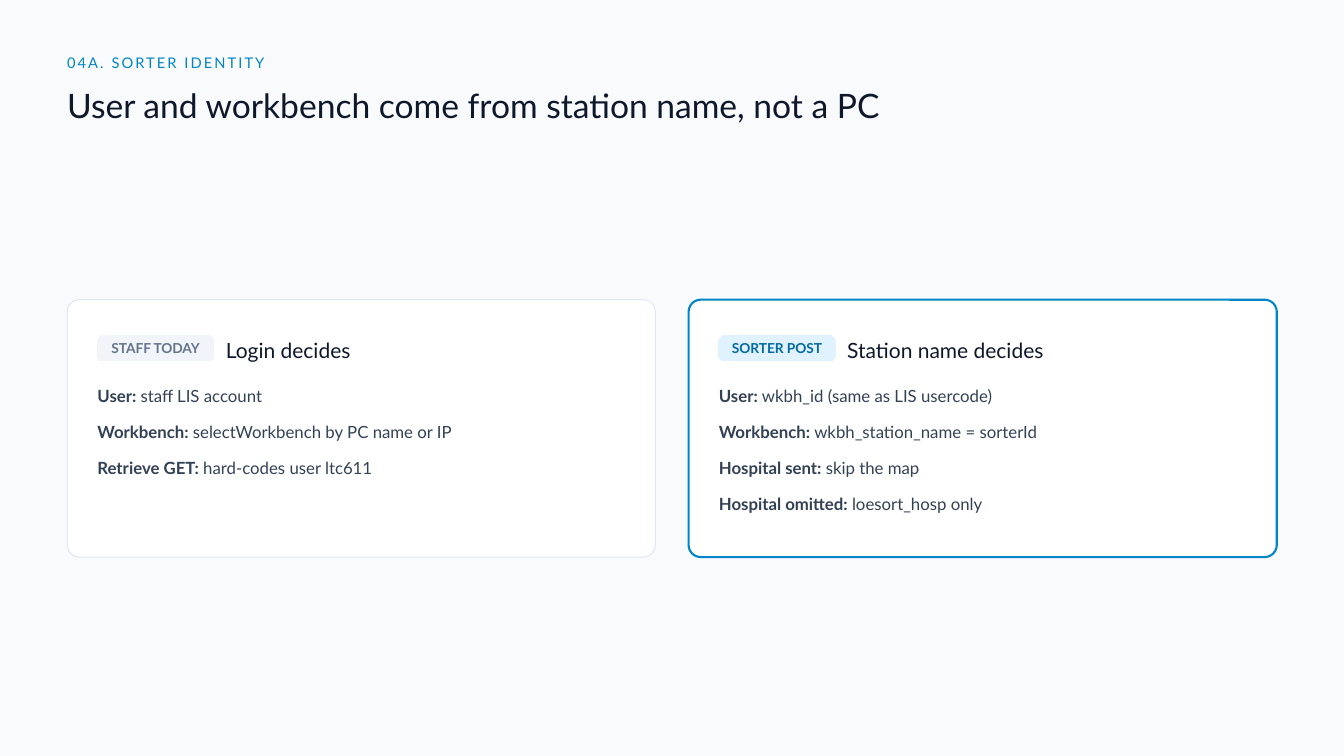
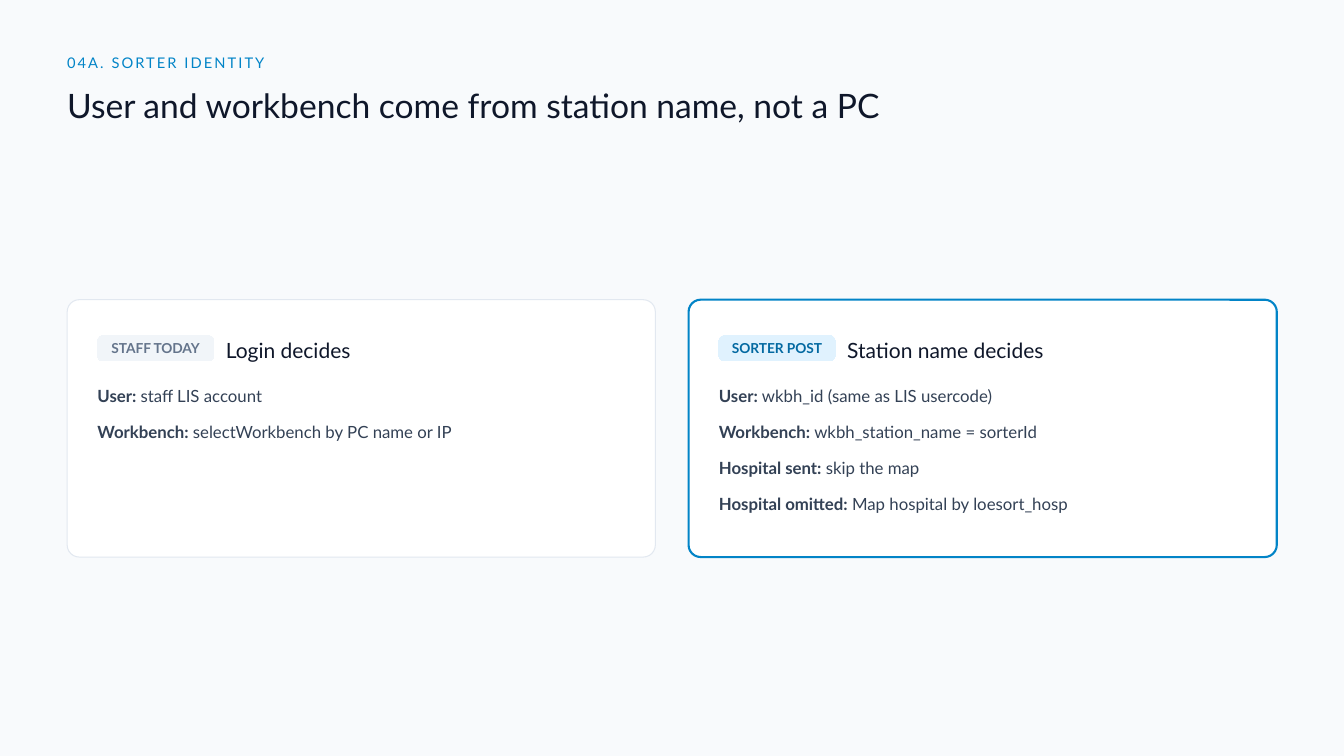
Before and after one commit to DragonChong/HA-Notes, a slide deck: slide 14 of SDLC/Projects/TMP-specimen-sorter-api — Specimen Sorter API/assets/Specimen Sorter API v3.pptx. Drawn at 1344x756 pixels with LibreOffice and Linux fonts; fonts in the diff are those of the drawing. Boxes give left, top, right and bottom in pixels: in the first picture for what was removed or moved away, otherwise in the second. Text is boxed around its words. In the diff, an @@ line names an element or a change of style, - is before the commit and + after.

```diff
--- a/SDLC/Projects/TMP-specimen-sorter-api — Specimen Sorter API/assets/Specimen Sorter API v3.pptx
+++ b/SDLC/Projects/TMP-specimen-sorter-api — Specimen Sorter API/assets/Specimen Sorter API v3.pptx
@@ text removed at (x1=97, y1=461, x2=372, y2=474) @@
-Retrieve GET: hard-codes user ltc611
@@ text at (x1=719, y1=497, x2=1067, y2=513): text changed; bold off @@
-Hospital omitted: loesort_hosp only
+Hospital omitted: Map hospital by loesort_hosp
```
Also in this commit, not shown: 1 other slide changed, 2 other files.
